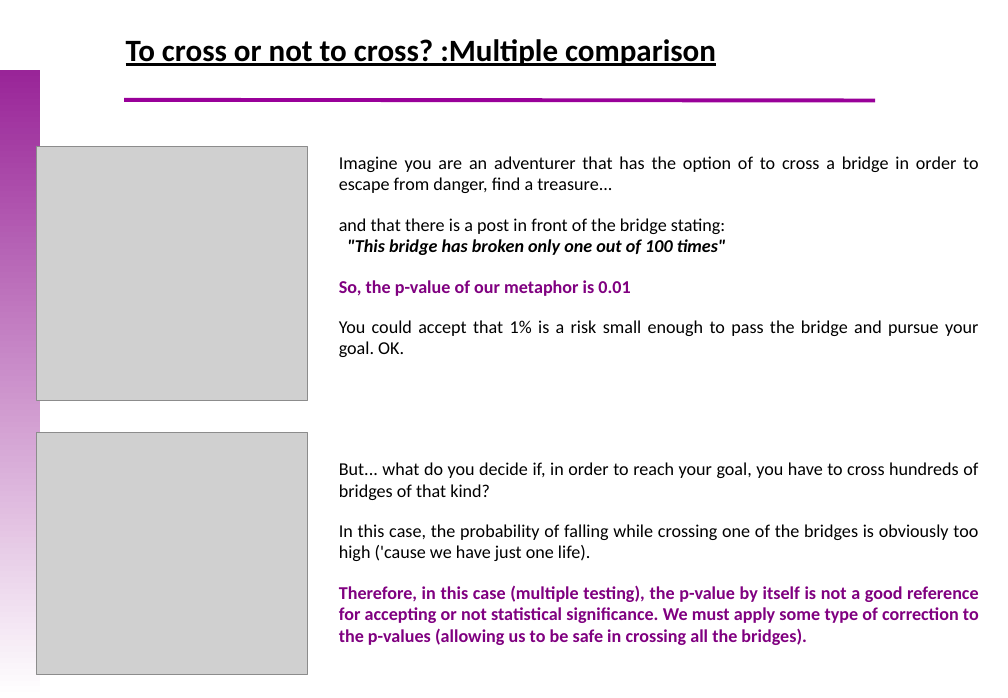
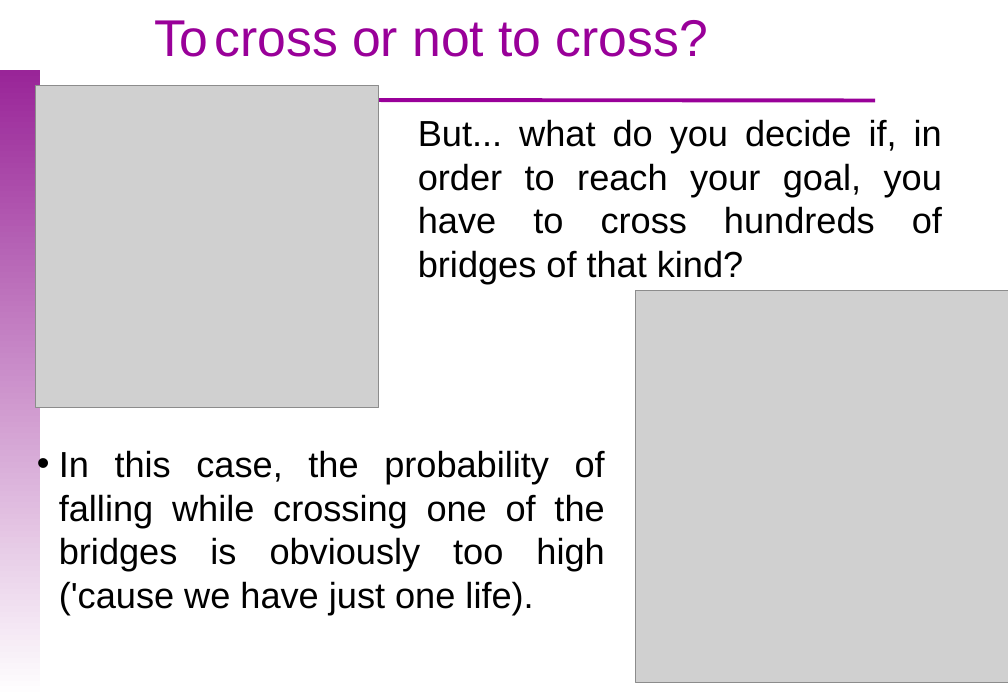
Before and after one commit to uebvhir/Course_Basic_Statistics_2019, a slide deck: slide 37 of Sessio_6/EBB_2018_Session_6_Hypothesis_tests.pptx (slide 38 before the commit). Drawn at 1008x698 pixels with LibreOffice and Linux fonts; fonts in the diff are those of the drawing; grey boxes stand for pictures; background and template pictures are left out. Boxes give left, top, right and bottom in pixels: in the first picture for what was removed or moved away, otherwise in the second. Text is boxed around its words. In the diff, an @@ line names an element or a change of style, - is before the commit and + after.

```diff
--- a/Sessio_6/EBB_2018_Session_6_Hypothesis_tests.pptx
+++ b/Sessio_6/EBB_2018_Session_6_Hypothesis_tests.pptx
@@ text at (x1=154, y1=20, x2=708, y2=57): text changed; size 24 to 40 pt; font Calibri to Arial; text colour #000000 to #990099; bold off @@
-To cross or not to cross? :Multiple comparison
+To cross or not to cross?
@@ picture resized from (x1=36, y1=146, x2=307, y2=400) to (x1=35, y1=86, x2=380, y2=408) @@
@@ text added at (x1=418, y1=119, x2=942, y2=283), 28 pt, text #000000 @@
+But... what do you decide if, in order to reach your goal, you have to cross hundreds of bridges of that kind?
@@ text removed at (x1=339, y1=156, x2=979, y2=645) @@
-Imagine you are an adventurer that has the option of to cross a bridge in order to escape from danger, find a treasure...
-and that there is a post in front of the bridge stating: "This bridge has broken only one out of 100 times"
-So, the p-value of our metaphor is 0.01
-You could accept that 1% is a risk small enough to pass the bridge and pursue your goal. OK.
-But... what do you decide if, in order to reach your goal, you have to cross hundreds of bridges of that kind?
-In this case, the probability of falling while crossing one of the bridges is obviously too high ('cause we have just one life).
-Therefore, in this case (multiple testing), the p-value by itself is not a good reference for accepting or not statistical significance. We must apply some type of correction to the p-values (allowing us to be safe in crossing all the bridges).
@@ picture resized from (x1=36, y1=433, x2=307, y2=675) to (x1=636, y1=290, x2=1008, y2=682) @@
@@ text added at (x1=59, y1=450, x2=605, y2=614), 28 pt, text #000000 @@
+• In this case, the probability of falling while crossing one of the bridges is obviously too high ('cause we have just one life).
```
Also in this commit, not shown: 4 other slides changed, 8 slides added, 2 slides removed, 15 other files.
